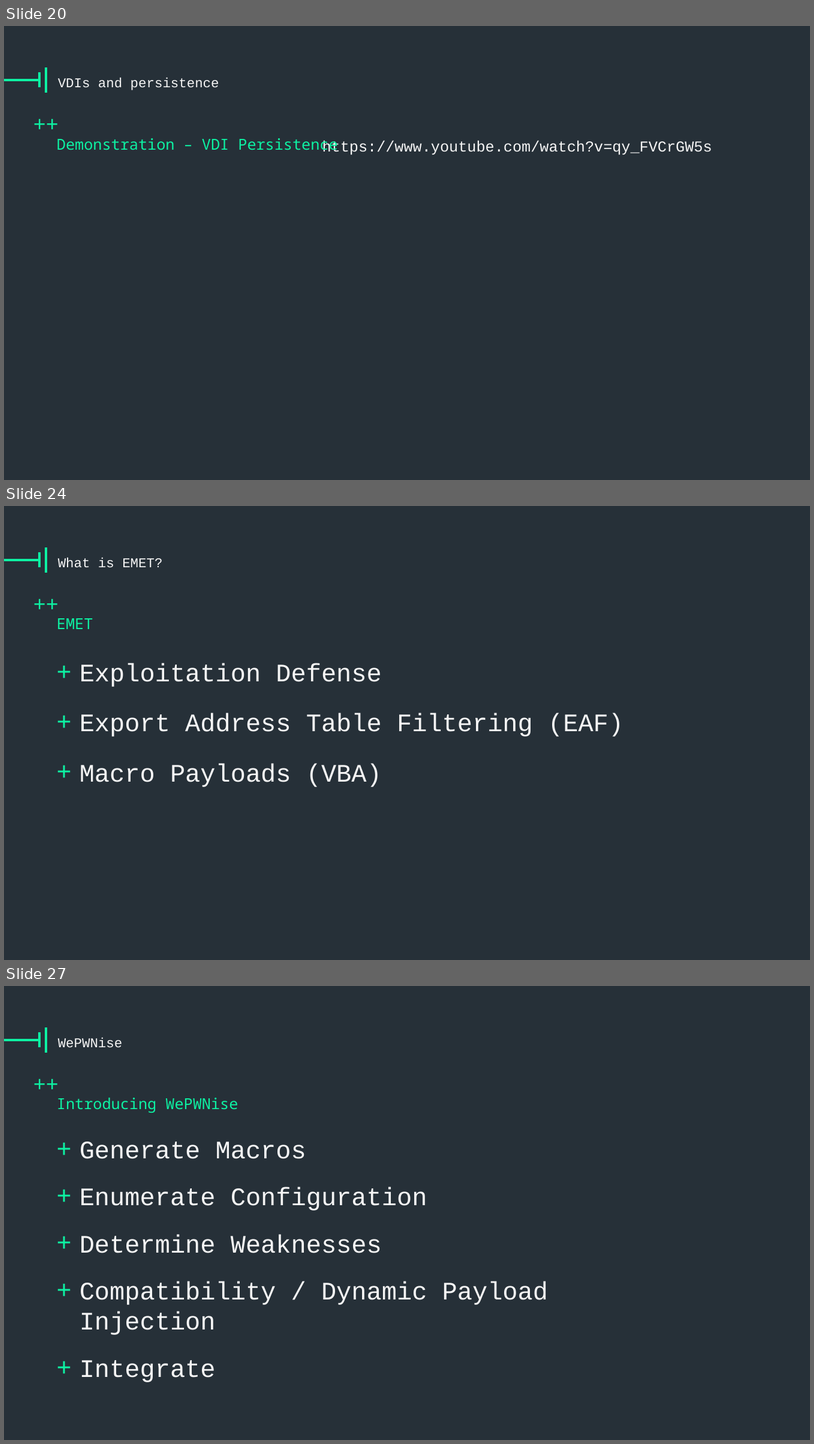
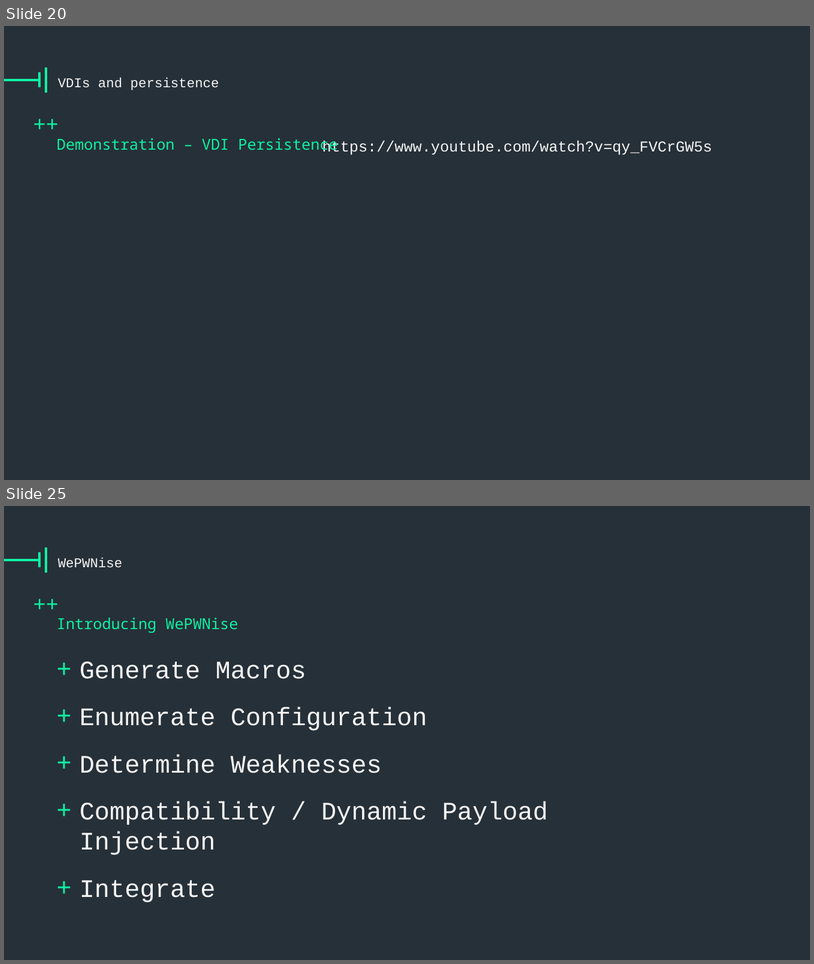
Before and after one commit to vysec/wepwnise-presentation, a slide deck: one-template-to-rule-them-all-v1.8.pptx. Shown one above the other, each under a label of ours: slides 20, 24 and 27 before the commit, slides 20 and 25 after it; the slides between them are not shown. The pictures are 814x1444 and 814x964 pixels, drawn with LibreOffice and Linux fonts; fonts in the diff are those of the drawing; background and template pictures are left out. Boxes give left, top, right and bottom in pixels: in the first picture for what was removed or moved away, otherwise in the second. Text is boxed around its words. In the diff, an @@ line names an element or a change of style, - is before the commit and + after.

```diff
--- a/one-template-to-rule-them-all-v1.8.pptx
+++ b/one-template-to-rule-them-all-v1.8.pptx
@@ slide 24 removed at <box>4,506,810,960</box>, background #263038; not listed: 4 template elements that a slide beside it also shows @@
@@ title removed at <box>58,558,162,568</box> @@
-What is EMET?
@@ text removed at <box>57,618,93,629</box> @@
-EMET
@@ text removed at <box>80,663,624,787</box> @@
-+ Exploitation Defense
-+ Export Address Table Filtering (EAF)
-+ Macro Payloads (VBA)
@@ what was slide 27 is now slide 25 @@
```
Also in this commit, not shown: 13 slides changed, 1 slide added, 2 other slides removed.
